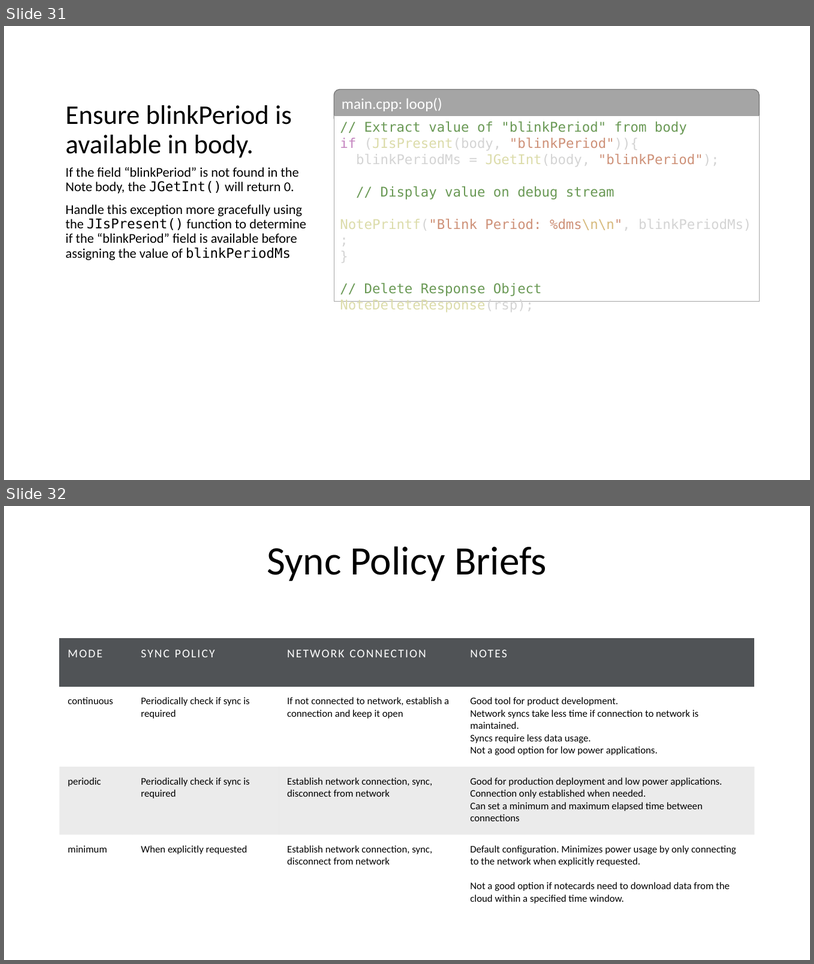
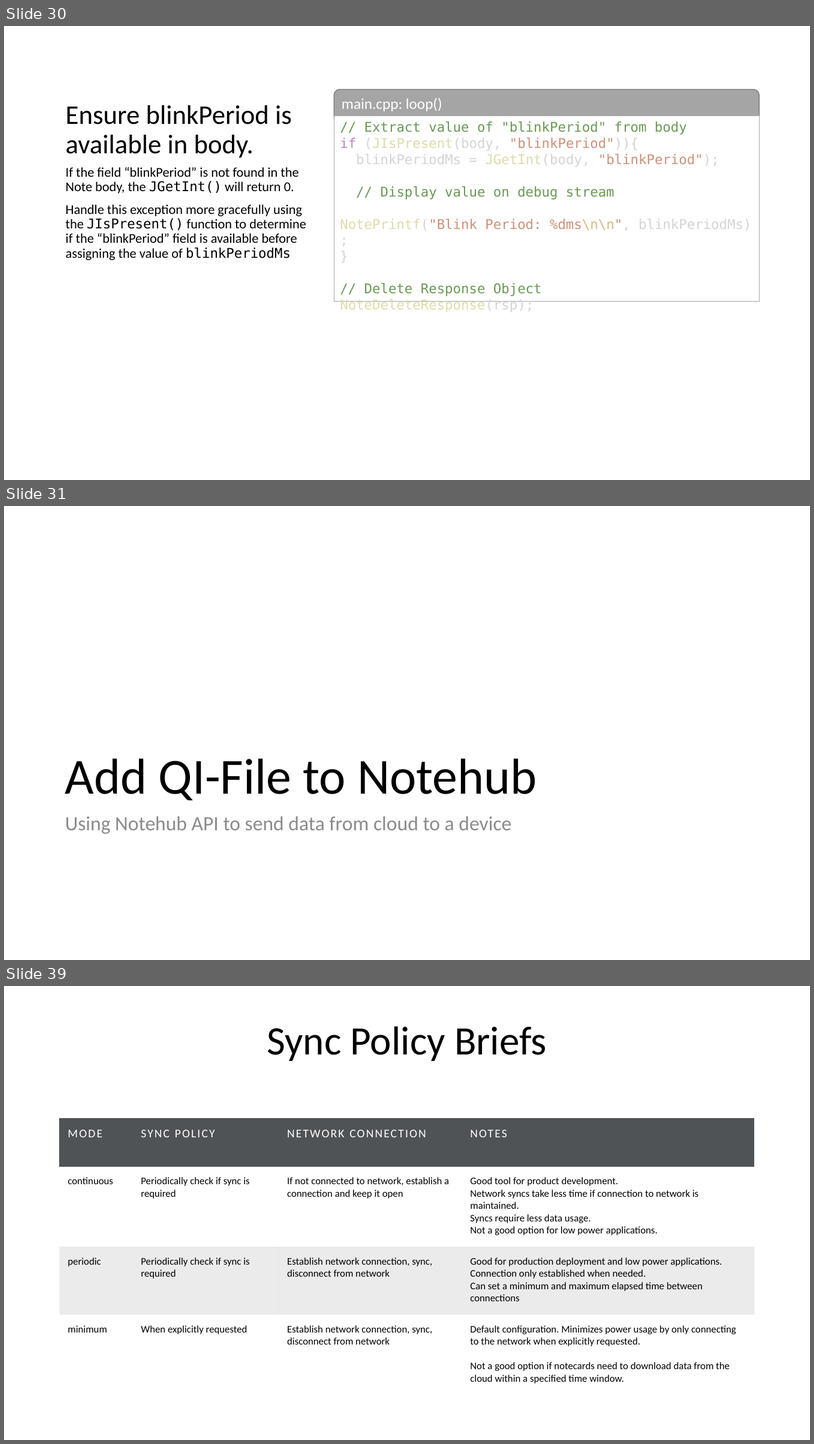
Before and after one commit to blues/note-tutorials, a slide deck: Host Firmware Tutorial.pptx. Shown one above the other, each under a label of ours: slides 31 and 32 before the commit, slides 30, 31 and 39 after it; the slides between them are not shown. The pictures are 814x964 and 814x1444 pixels, drawn with LibreOffice and Linux fonts; fonts in the diff are those of the drawing. Boxes give left, top, right and bottom in pixels: in the first picture for what was removed or moved away, otherwise in the second. Text is boxed around its words. In the diff, an @@ line names an element or a change of style, - is before the commit and + after.

```diff
--- a/Host Firmware Tutorial.pptx
+++ b/Host Firmware Tutorial.pptx
@@ slide 31 added at bbox=[4, 506, 810, 960], background #FFFFFF @@
@@ title added at bbox=[65, 758, 537, 800], 60 pt, text #000000 @@
+Add QI-File to Notehub
@@ text added at bbox=[65, 816, 512, 834], 24 pt, text #8C8C8C @@
+Using Notehub API to send data from cloud to a device
@@ what was slide 31 is now slide 30 @@
@@ what was slide 32 is now slide 39 @@
```
Also in this commit, not shown: 5 slides changed, 8 other slides added, 2 slides removed, 1 other file.
